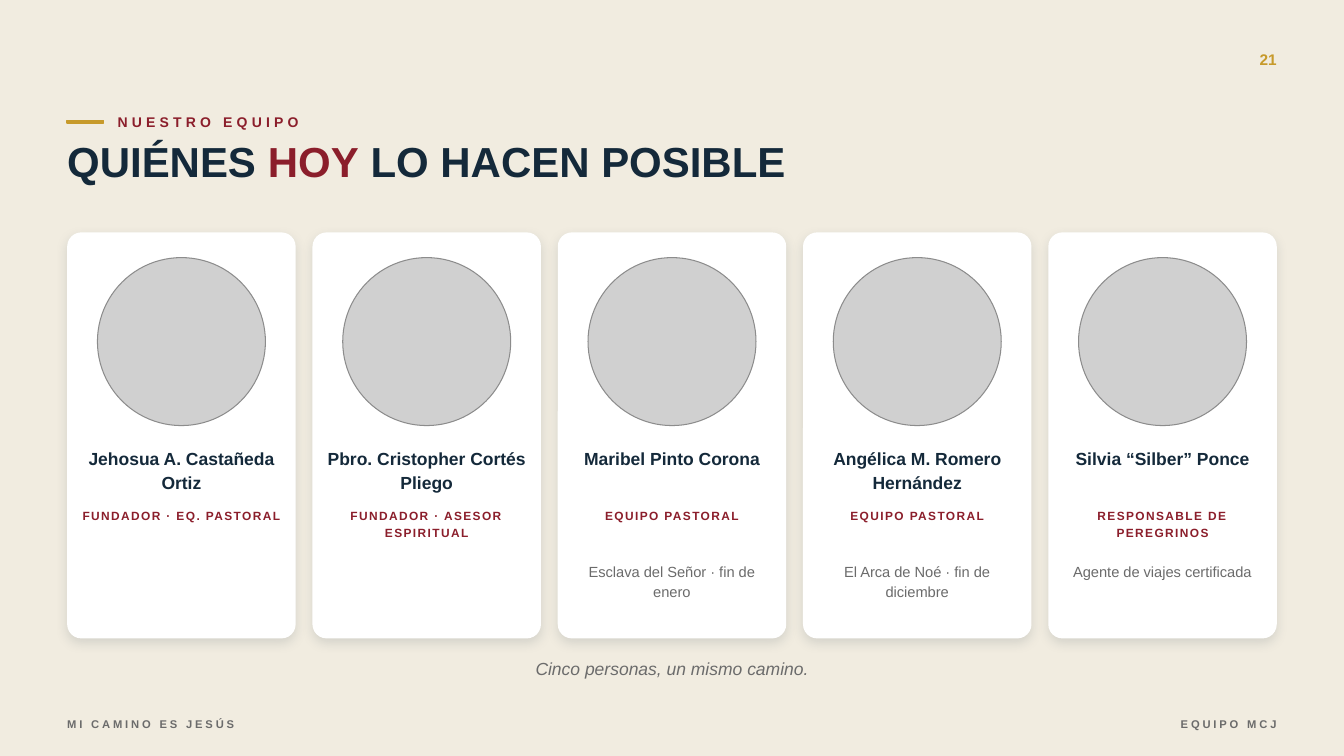
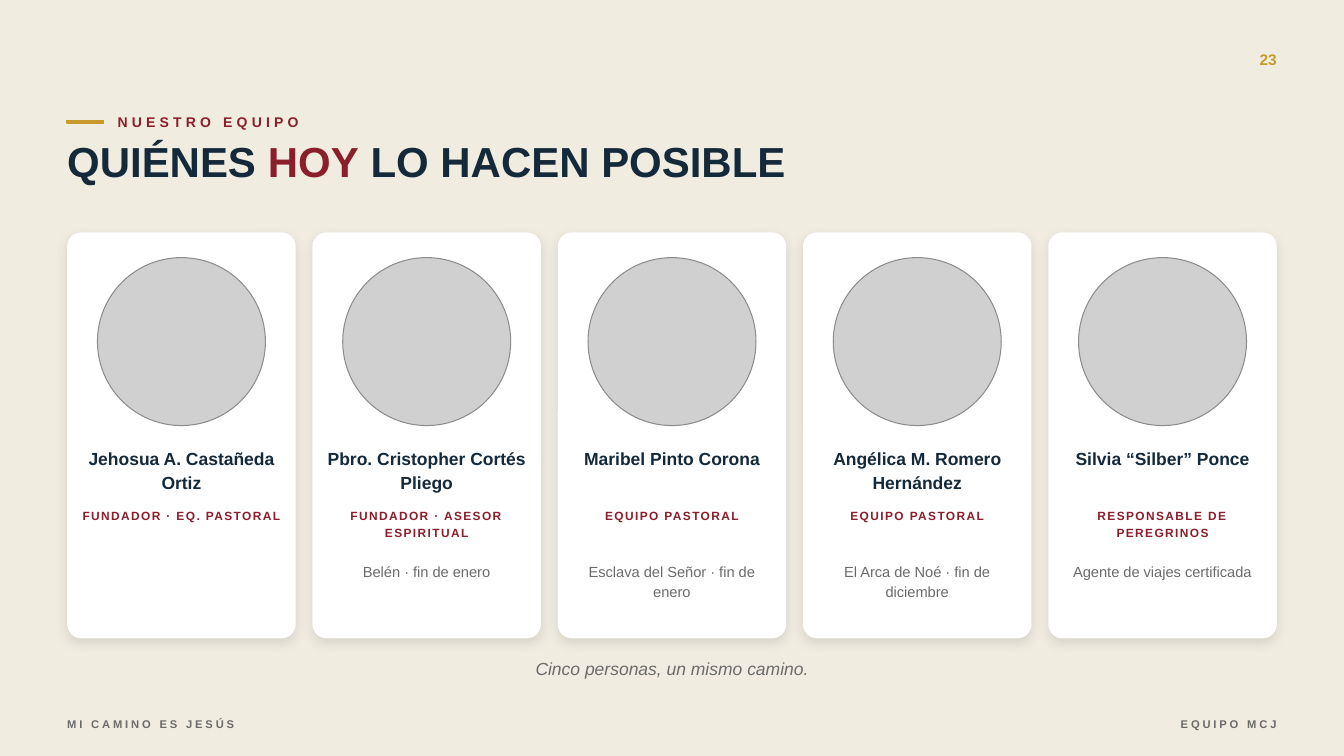
Before and after one commit to iikno/micaminoesjesus, a slide deck: slide 23 of presentacion/MCJ-Presentacion-Equipo.pptx (slide 21 before the commit). Drawn at 1344x756 pixels with LibreOffice and Linux fonts; fonts in the diff are those of the drawing; grey boxes stand for pictures; background and template pictures are left out. Boxes give left, top, right and bottom in pixels: in the first picture for what was removed or moved away, otherwise in the second. Text is boxed around its words. In the diff, an @@ line names an element or a change of style, - is before the commit and + after.

```diff
--- a/presentacion/MCJ-Presentacion-Equipo.pptx
+++ b/presentacion/MCJ-Presentacion-Equipo.pptx
@@ page number at bbox=[1260, 54, 1277, 65]: text changed @@
-21
+23
@@ text added at bbox=[363, 566, 490, 577], 10.5 pt, text #6B6B6B @@
+Belén · fin de enero
```
Also in this commit, not shown: 8 other slides changed, 2 slides added, 2 other files.
